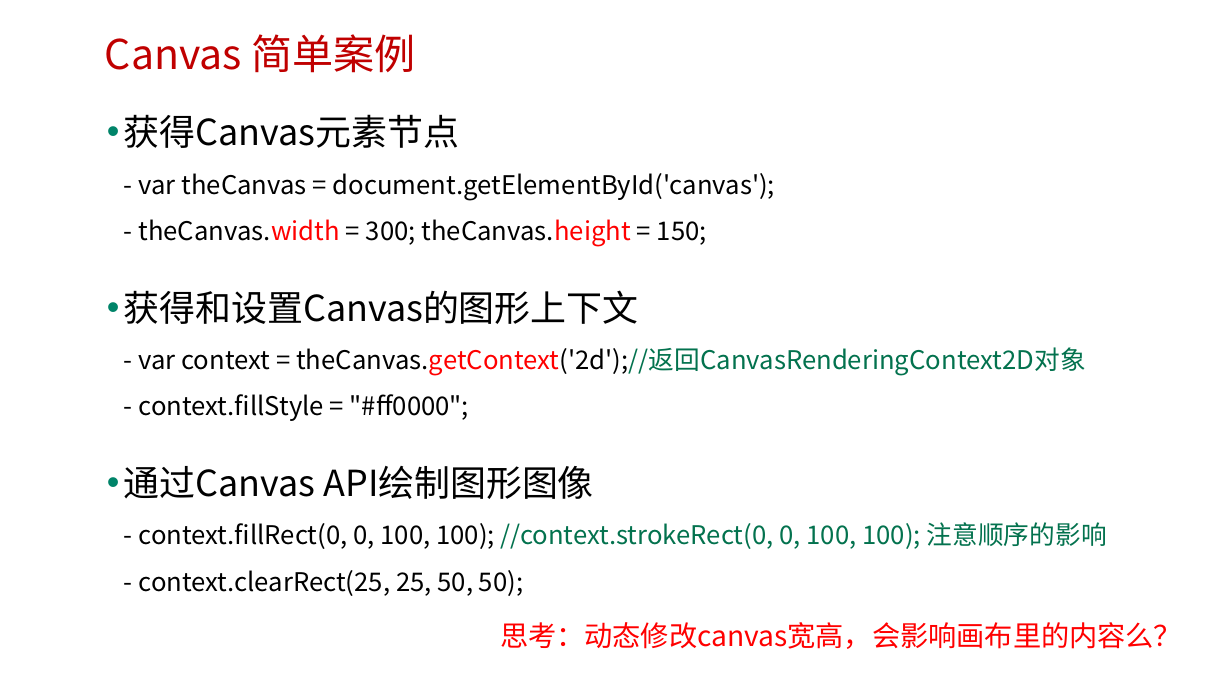
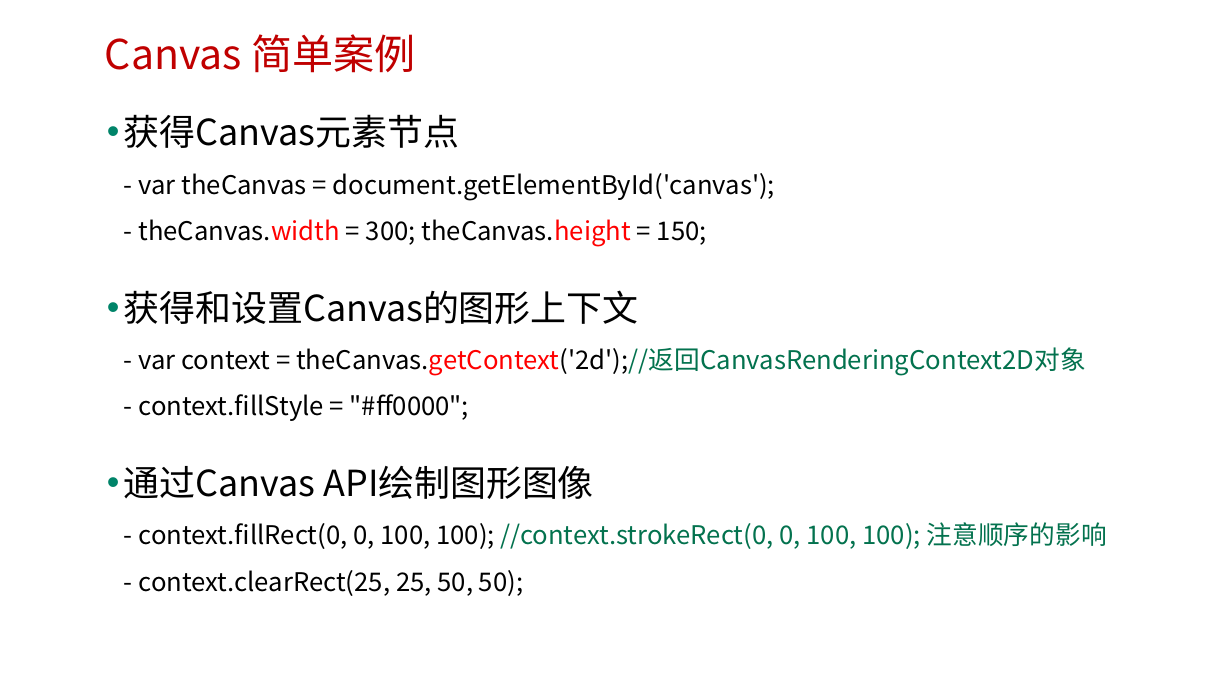
Before and after one commit to edu2act/course-H5-Animation-and-Game-Development, a slide deck: slide 3 of materials/slides/ch02.pptx. Drawn at 1232x693 pixels with LibreOffice and Linux fonts; fonts in the diff are those of the drawing; background and template pictures are left out. Boxes give left, top, right and bottom in pixels: in the first picture for what was removed or moved away, otherwise in the second. Text is boxed around its words. In the diff, an @@ line names an element or a change of style, - is before the commit and + after.

Commit message:
修改部分ppt格式为pptx

```diff
--- a/materials/slides/ch02.pptx
+++ b/materials/slides/ch02.pptx
@@ text removed at <box>500,622,1182,649</box> @@
-思考：动态修改canvas宽高，会影响画布里的内容么？
```
Also in this commit, not shown: 13 other files.
